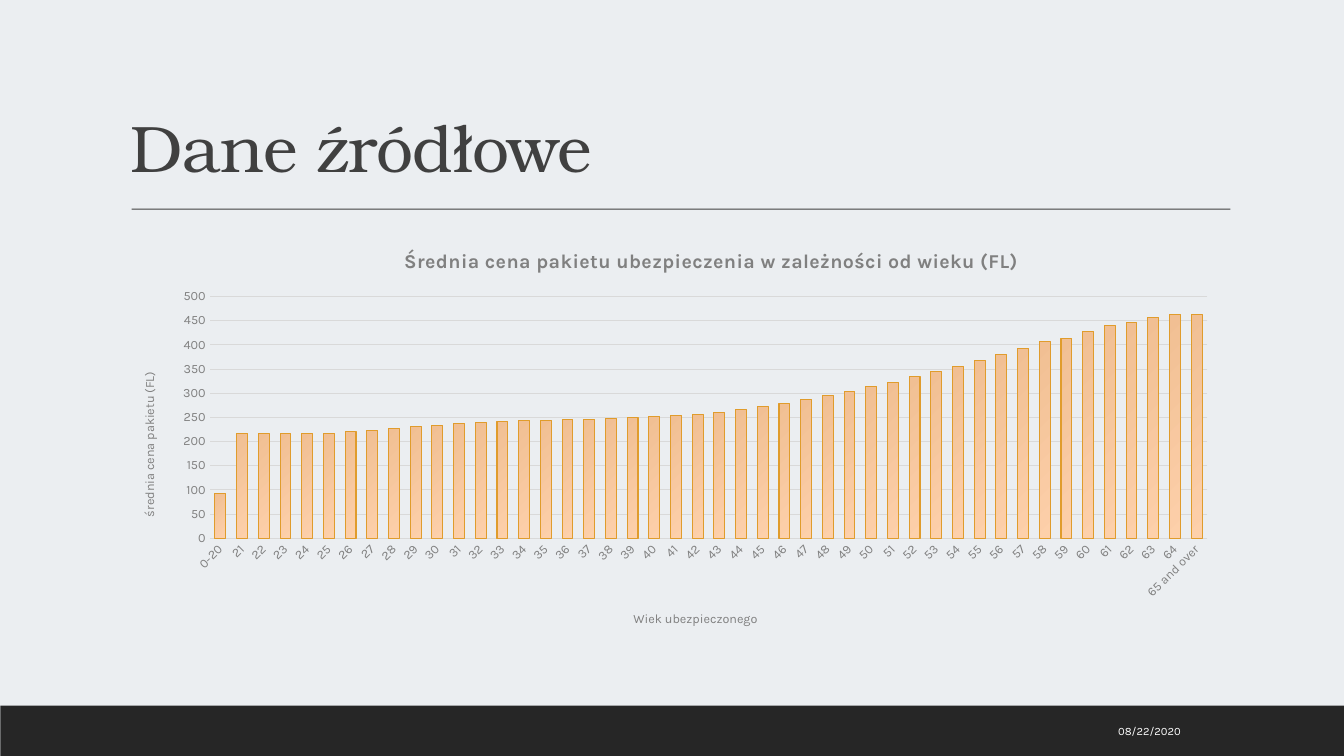
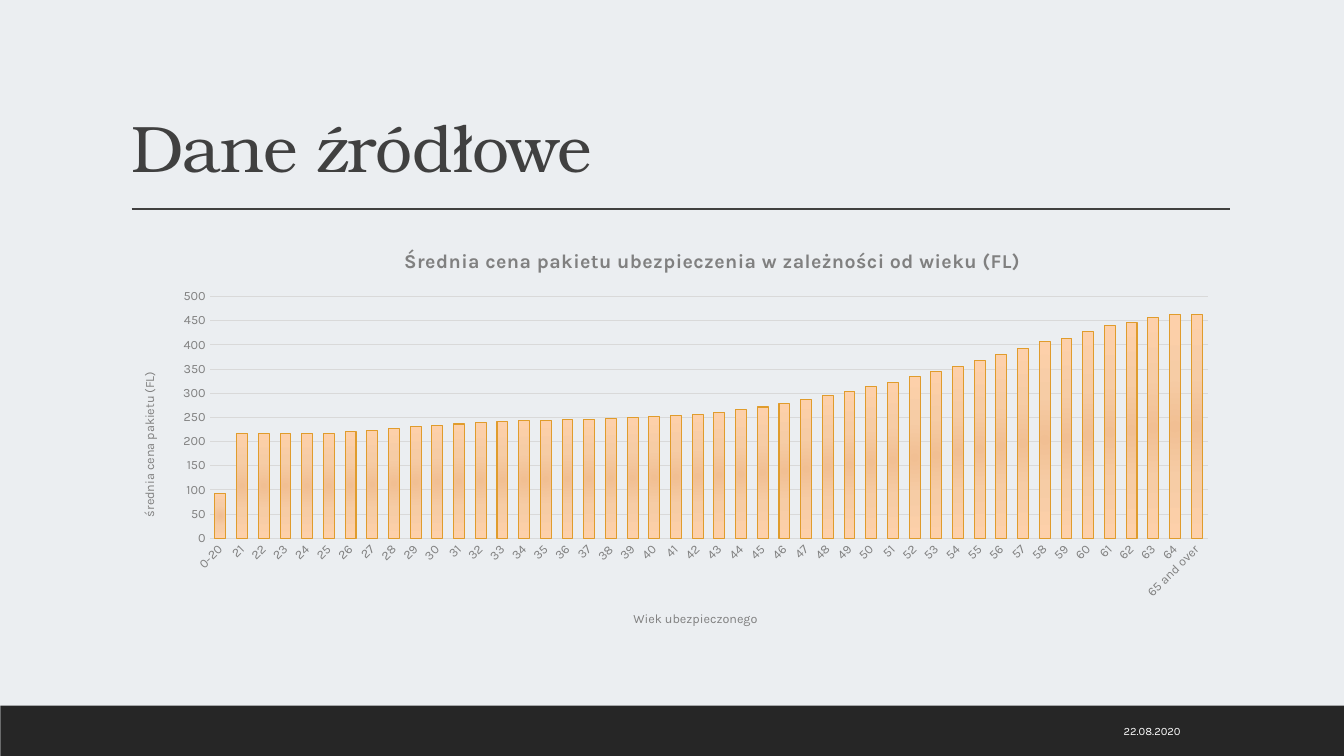
Before and after one commit to infoshareacademy/jdszr1-us-election, a slide deck: slide 6 of analiza_danych_python/prezentacja/Aplikacja_Ubezpieczeniowa.pptx. Drawn at 1344x756 pixels with LibreOffice and Linux fonts; fonts in the diff are those of the drawing. Boxes give left, top, right and bottom in pixels: in the first picture for what was removed or moved away, otherwise in the second. Text is boxed around its words. In the diff, an @@ line names an element or a change of style, - is before the commit and + after.

```diff
--- a/analiza_danych_python/prezentacja/Aplikacja_Ubezpieczeniowa.pptx
+++ b/analiza_danych_python/prezentacja/Aplikacja_Ubezpieczeniowa.pptx
@@ column chart at [121,233,1230,647] @@
@@ title "Średnia cena pakietu ubezpieczenia w zależności od wieku (FL)" to "Średnia cena pakietu ubezpieczenia w zależności od wieku (FL) " @@
@@ colour of Series 1 gradient #F1BF93 to #FDD0AA to gradient #F1C193 to #F6CCA6 to #FED1AA @@
@@ category axis title "Wiek ubezpieczonego" to "Wiek ubezpieczonego " @@
@@ value axis title "średnia cena pakietu (FL)" to "średnia cena pakietu (FL) " @@
@@ category axis changed @@
@@ value axis changed @@
@@ lettering changed @@
@@ line (132, 210) - (1231, 210): stroke #404040 0.75 pt to #404040 1 pt @@
@@ text at [1124,728,1181,735]: text changed @@
-08/22/2020
+22.08.2020
```
Also in this commit, not shown: 5 other slides changed.
